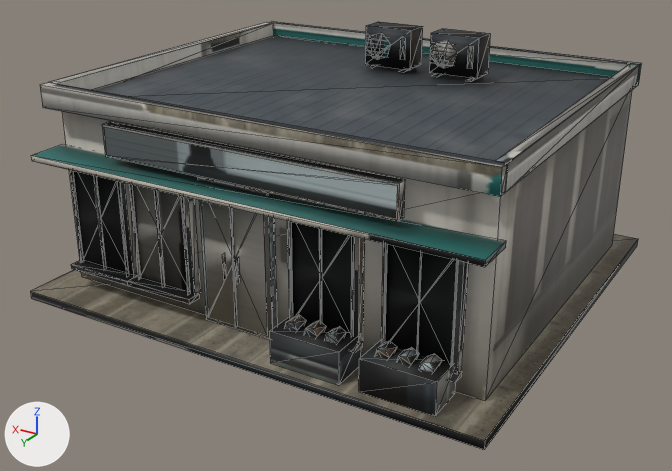
Two versions of the OBJ model App/assets/lod/buildings/commercial/shop_005.lod1.obj, one commit apart.
The view is the same before and after, from a 50 mm camera at (-7.14, 12.45, 6.8) aimed at (0.0, 0.55, 0.85). Arrows for +X, +Y and +Z are at lower left; the lights stay in place. The older version comes first. Mesh edges are drawn as thin lines. Where no turn or scale is listed for an object, it has been applied to the vertices.

In view in the first picture: 'shop_005'.
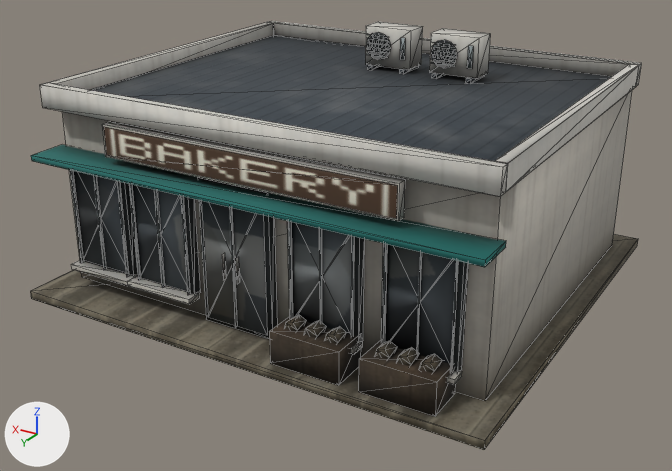
Changed parts and their boxes [x1, y1, x2, y2] in the pictures (672 x 471 px; the box of a moved part takes in the faces that stretch with it):
part 1 of me_shop_005, added
    after: [466, 75, 484, 83]
part 2 of me_shop_005, added
    after: [432, 73, 445, 79]
part 3 of me_shop_005, added
    after: [399, 66, 419, 74]
part 4 of me_shop_005, added
    after: [368, 65, 380, 70]
part 5 of me_shop_005, moved or reshaped
    before: [40, 21, 642, 383]
    after: [40, 21, 642, 385]
part 6 of me_shop_005, surface changed
    both: [30, 22, 638, 450]

Edits to the bpy script that builds the scene:
```text
Change me_shop_005:
    used by ob_shop_005; location = (0.0, 0.0, 0.0)
    remove me_shop_005.from_pydata(...)  # 441 vertices, 643 faces; spans x -3.88..3.88, y -3.55..3.55, z 0.0..3.88
    add me_shop_005.from_pydata(...)  # 503 vertices, 655 faces, 3 loose edges; spans x -3.88..3.88, y -3.55..3.55, z 0.0..3.88
    me_shop_005 part 1: the loose piece of 8 vertices spanning x -1.52..-0.68, y -1.72..-1.28, z 3.24..3.88 is copied, and the copy is scaled about its middle by (0.0916, 1.28, 0.104), then moved by (-0.3, 0.0, -0.36); it spans x -1.44..-1.36, y -1.79..-1.22, z 3.16..3.23
    me_shop_005 part 2: the loose piece of 8 vertices spanning x -1.52..-0.68, y -1.72..-1.28, z 3.24..3.88 is copied, and the copy is scaled about its middle by (0.0916, 1.28, 0.104), then moved by (0.3, 0.0, -0.36); it spans x -0.84..-0.76, y -1.79..-1.22, z 3.16..3.23
    me_shop_005 part 3: the loose piece of 8 vertices spanning x -0.32..0.52, y -1.72..-1.28, z 3.24..3.88 is copied, and the copy is scaled about its middle by (0.0916, 1.28, 0.104), then moved by (-0.3, 0.0, -0.36); it spans x -0.24..-0.16, y -1.79..-1.22, z 3.16..3.23
    me_shop_005 part 4: the loose piece of 8 vertices spanning x -0.32..0.52, y -1.72..-1.28, z 3.24..3.88 is copied, and the copy is scaled about its middle by (0.0916, 1.28, 0.104), then moved by (0.3, 0.0, -0.36); it spans x 0.36..0.44, y -1.79..-1.22, z 3.16..3.23
    me_shop_005 part 5
    54 vertices are removed from x -3.65..3.65, y -3.02..3.08, z 0.47..3.8
    232 faces are deleted
    3 vertices move within x -3.65..3.49, y -1.22..2.87, z 3.16..3.62
    84 vertices are added at x -3.66..3.65, y -3.02..3.08, z 0.45..3.8
    10 new vertices lie (-0.42, 0.0, 0.0) away from vertices in x -0.73..0.47, y -1.23, z 3.49..3.74
    6 new vertices lie (0.0, 0.0, -0.35) away from vertices in x -3.65..3.65, y -3.02..3.02, z 3.39..3.4
    3 loose edges are added
    212 new faces join them
    me_shop_005 part 6: 390 kept faces spanning x -3.88..3.88, y -3.55..3.55, z 0.0..3.88 get new texture (UV) coordinates
    other edits to the shape of me_shop_005 do not show in these pictures
```
